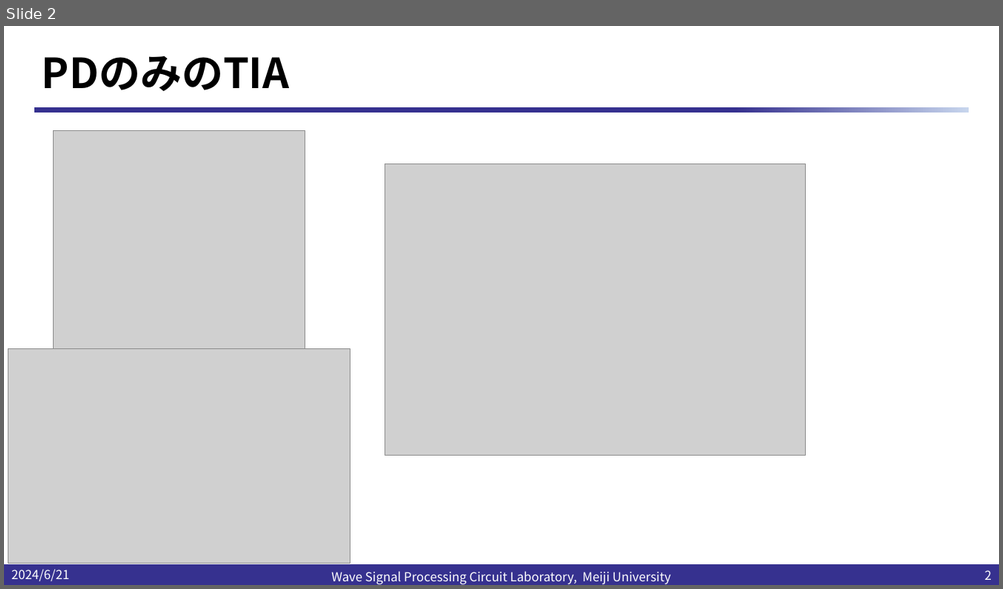
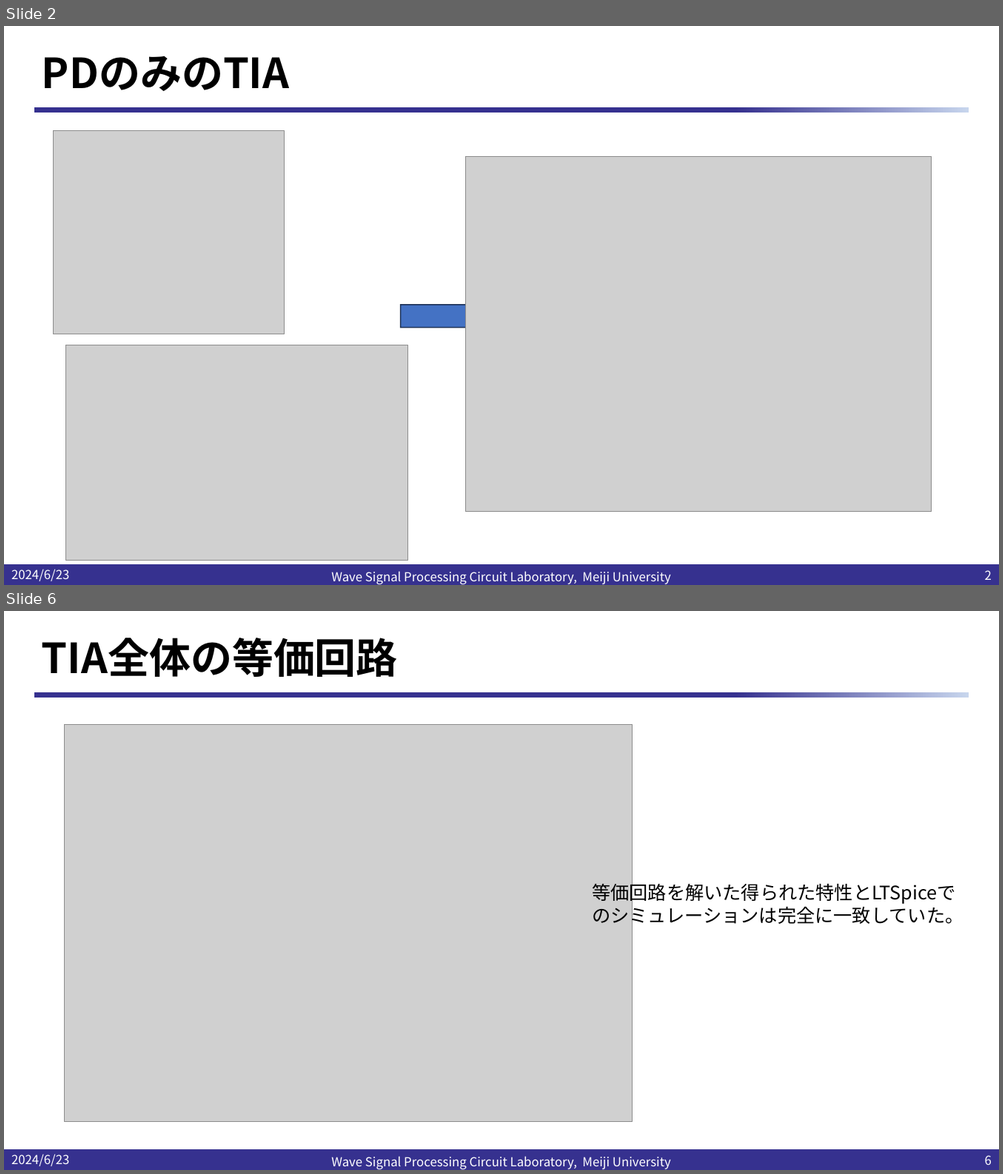
Before and after one commit to kjm-desktop10400/reserch, a slide deck: IHP_2024/20240628/プレゼンテーション2.pptx. Shown one above the other, each under a label of ours: slide 2 before the commit, slides 2 and 6 after it; the slides between them are not shown. The pictures are 1003x589 and 1003x1174 pixels, drawn with LibreOffice and Linux fonts; fonts in the diff are those of the drawing; grey boxes stand for pictures; background and template pictures are left out. Boxes give left, top, right and bottom in pixels: in the first picture for what was removed or moved away, otherwise in the second. Text is boxed around its words. In the diff, an @@ line names an element or a change of style, - is before the commit and + after.

```diff
--- a/IHP_2024/20240628/プレゼンテーション2.pptx
+++ b/IHP_2024/20240628/プレゼンテーション2.pptx
@@ slide 6 added at bbox=[4, 611, 999, 1170], background #FFFFFF; not listed: 2 template elements that a slide beside it also shows @@
@@ title added at bbox=[42, 638, 398, 677], 40 pt, text #000000, bold @@
+TIA全体の等価回路
@@ picture added at bbox=[65, 724, 632, 1122] @@
@@ text added at bbox=[592, 881, 963, 927], 18 pt, text #000000 @@
+等価回路を解いた得られた特性とLTSpiceでのシミュレーションは完全に一致していた。
@@ text added at bbox=[11, 1154, 69, 1167], 12 pt, text #FFFFFF @@
+2024/6/23
@@ text added at bbox=[331, 1156, 671, 1170], 12 pt, text #FFFFFF @@
+Wave Signal Processing Circuit Laboratory, Meiji University
@@ page number added at bbox=[984, 1156, 991, 1165], 12 pt, text #FFFFFF @@
+6
@@ slide 2 changed as well @@
@@ picture: place and size @@
-picture at bbox=[54, 130, 305, 353]
+picture at bbox=[54, 130, 284, 334]
@@ picture: place and size @@
-picture at bbox=[385, 164, 805, 456]
+picture at bbox=[466, 156, 931, 512]
@@ right arrow added at bbox=[400, 294, 492, 339], fill #4472C4, outline #1E3256 1 pt @@
@@ picture: place and size @@
-picture at bbox=[8, 349, 350, 564]
+picture at bbox=[66, 346, 407, 560]
@@ text at bbox=[11, 569, 69, 582]: text changed @@
-2024/6/21
+2024/6/23
```
Also in this commit, not shown: 1 other slide changed, 3 other slides added, 17 other files.
